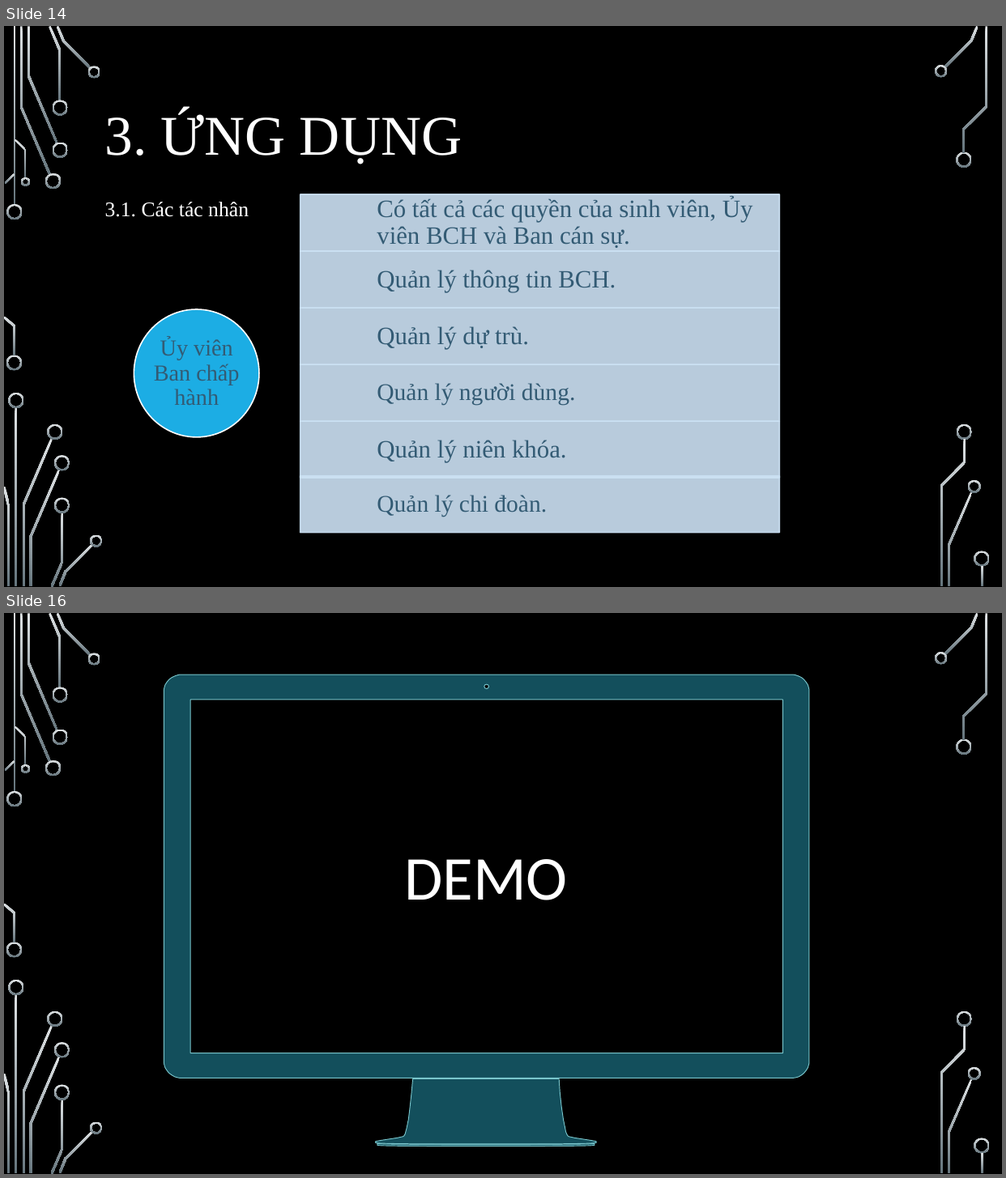
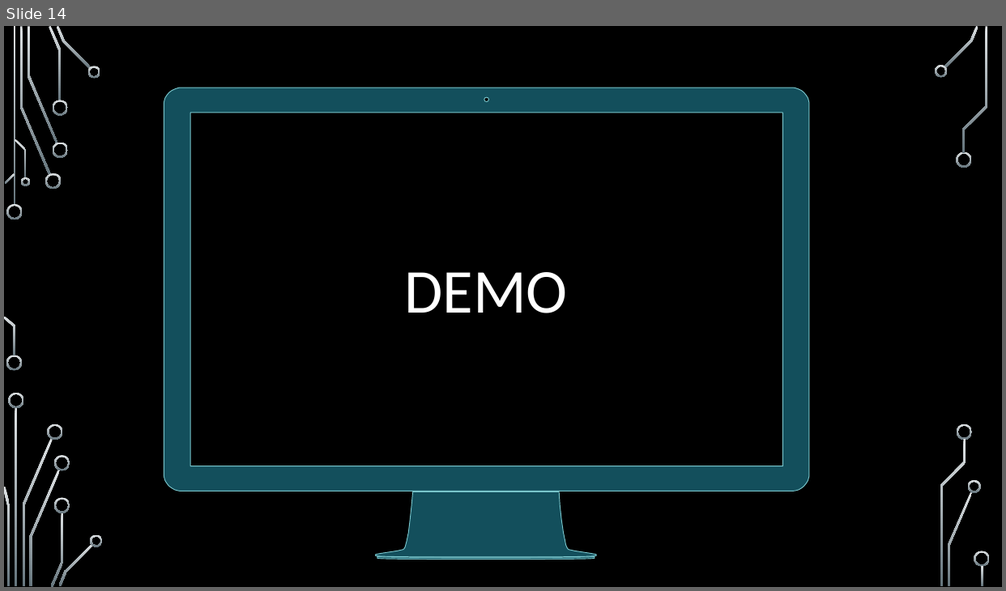
Before and after one commit to kiet1022/DoanHoiIT, a slide deck: FileBC/SlideBaoCaoVer2NotComplete.pptx. Shown one above the other, each under a label of ours: slides 14 and 16 before the commit, slide 14 after it; the slides between them are not shown. The pictures are 1006x1178 and 1006x591 pixels, drawn with LibreOffice and Linux fonts; fonts in the diff are those of the drawing; background and template pictures are left out. Boxes give left, top, right and bottom in pixels: in the first picture for what was removed or moved away, otherwise in the second. Text is boxed around its words. In the diff, an @@ line names an element or a change of style, - is before the commit and + after.

```diff
--- a/FileBC/SlideBaoCaoVer2NotComplete.pptx
+++ b/FileBC/SlideBaoCaoVer2NotComplete.pptx
@@ slide 14 removed at (x1=4, y1=26, x2=1002, y2=587), background picture (left out); not listed: 36 template elements that a slide beside it also shows @@
@@ title removed at (x1=105, y1=111, x2=462, y2=165) @@
-3. ỨNG DỤNG
@@ text removed at (x1=105, y1=202, x2=249, y2=217) @@
-3.1. Các tác nhân
@@ group removed at (x1=134, y1=194, x2=780, y2=533): 7 texts, 6 rectangles, 1 ellipse @@
-Có tất cả các quyền của sinh viên, Ủy viên BCH và Ban cán sự.
-Quản lý thông tin BCH.
-Quản lý dự trù.
-Quản lý người dùng.
-Quản lý niên khóa.
-Quản lý chi đoàn.
-Ủy viên Ban chấp hành
@@ what was slide 16 is now slide 14 @@
```
Also in this commit, not shown: 12 slides changed, 5 slides added, 6 other slides removed.
